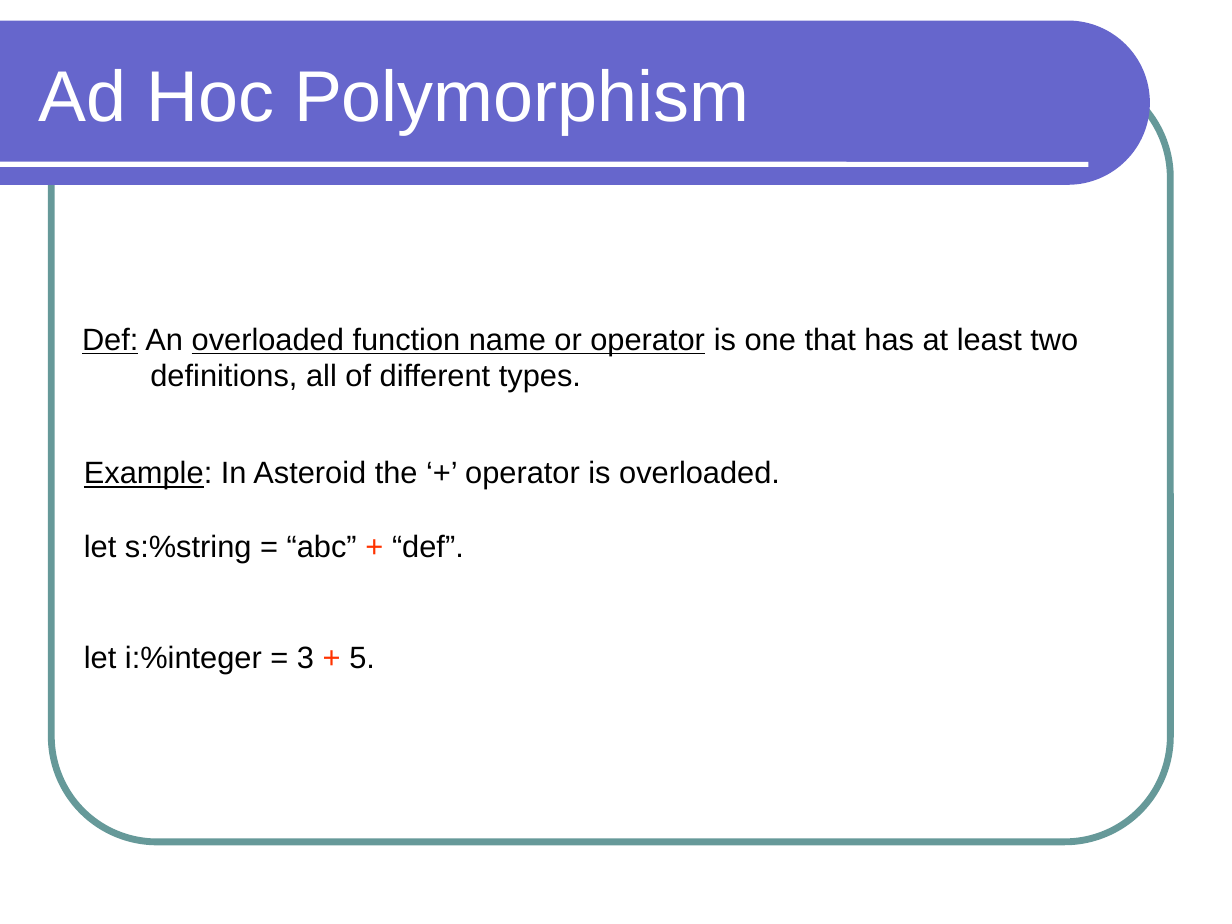
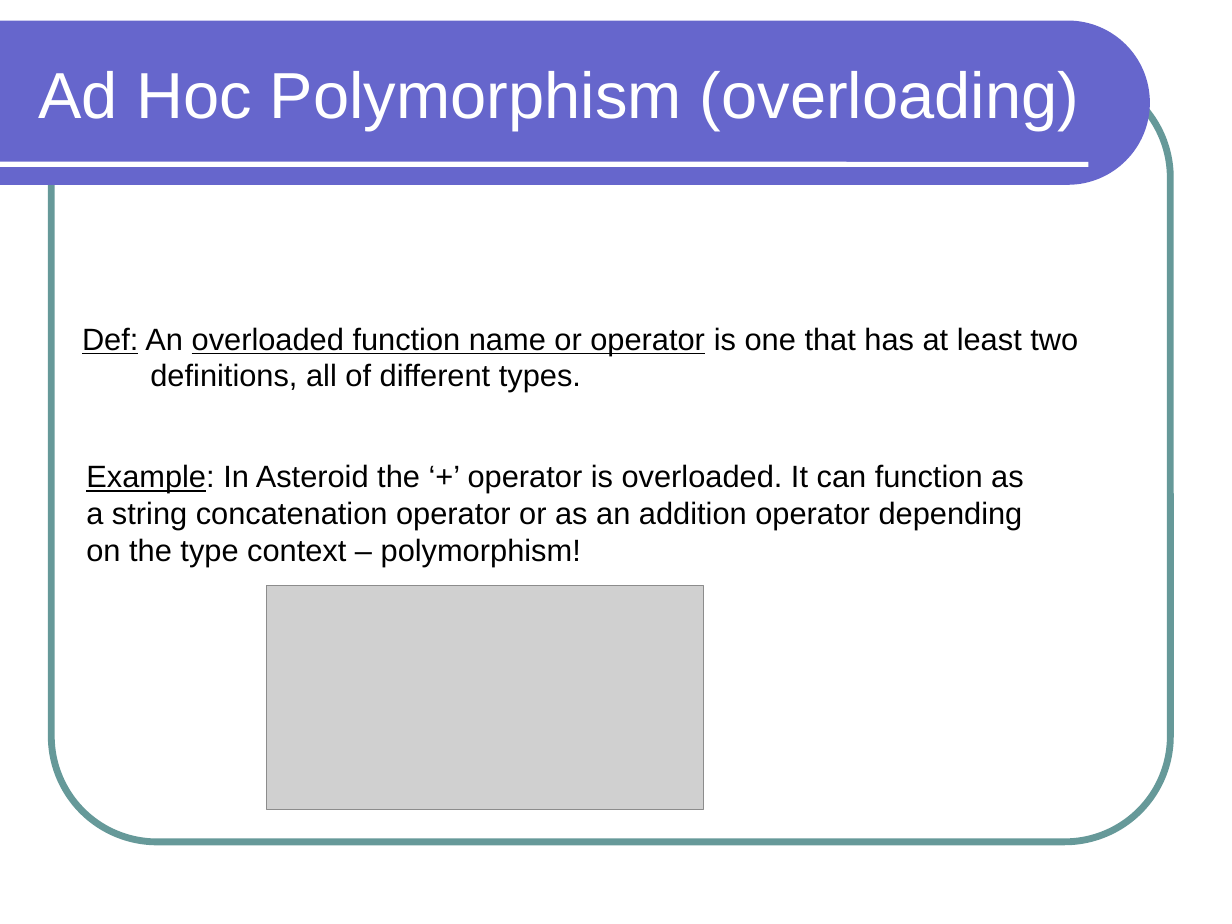
Before and after one commit to lutzhamel/CSC301, a slide deck: slide 3 of notes/csc301-ln019.ppt (slide 4 before the commit). Drawn at 1232x924 pixels with LibreOffice and Linux fonts; fonts in the diff are those of the drawing; grey boxes stand for pictures. Boxes give left, top, right and bottom in pixels: in the first picture for what was removed or moved away, otherwise in the second. Text is boxed around its words. In the diff, an @@ line names an element or a change of style, - is before the commit and + after.

```diff
--- a/notes/csc301-ln019.ppt
+++ b/notes/csc301-ln019.ppt
@@ title at (x1=39, y1=71, x2=1080, y2=131): text changed; size 42 to 38 pt @@
-Ad Hoc Polymorphism
+Ad Hoc Polymorphism (overloading)
@@ text removed at (x1=84, y1=460, x2=780, y2=673) @@
-Example: In Asteroid the ‘+’ operator is overloaded.
-let s:%string = “abc” + “def”.
-let i:%integer = 3 + 5.
@@ text added at (x1=86, y1=464, x2=1024, y2=567), 18 pt, text #000000 @@
+Example: In Asteroid the ‘+’ operator is overloaded. It can function as
+a string concatenation operator or as an addition operator depending
+on the type context – polymorphism!
@@ picture added at (x1=267, y1=585, x2=703, y2=809) @@
```
Also in this commit, not shown: 4 other slides changed, 2 slides removed, 5 other files.
